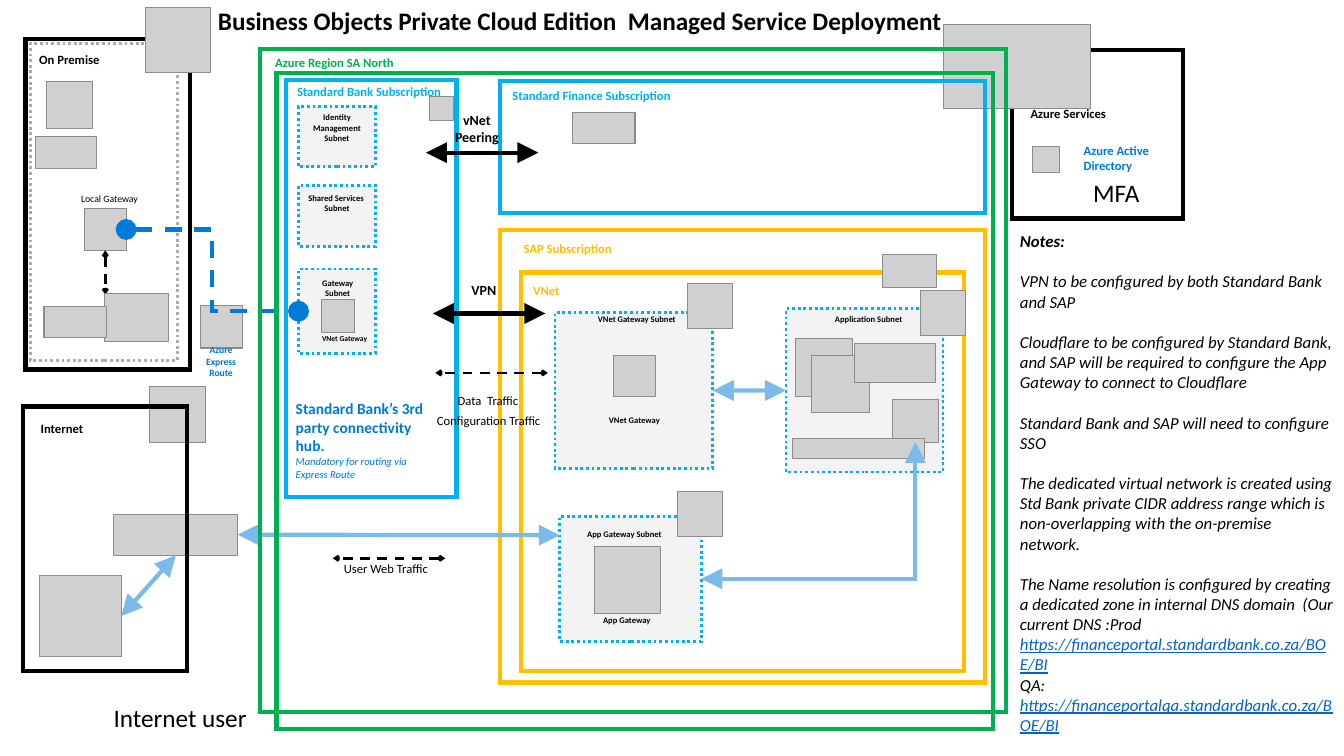
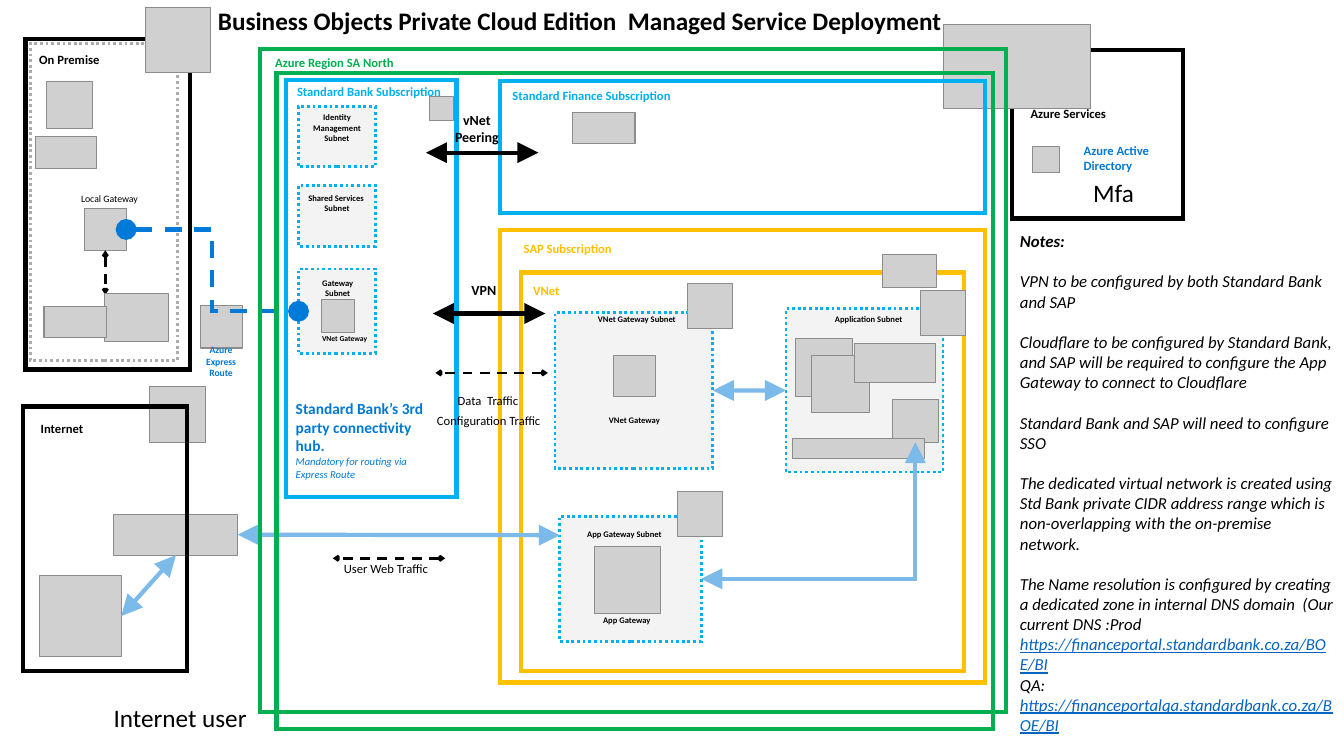
Before and after one commit to zublifier/SAP-Business-Objects-Architecture, a slide deck: slide 1 of Deployment architecture.pptx. Drawn at 1344x756 pixels with LibreOffice and Linux fonts; fonts in the diff are those of the drawing; grey boxes stand for pictures; background and template pictures are left out. Boxes give left, top, right and bottom in pixels: in the first picture for what was removed or moved away, otherwise in the second. Text is boxed around its words. In the diff, an @@ line names an element or a change of style, - is before the commit and + after.

```diff
--- a/Deployment architecture.pptx
+++ b/Deployment architecture.pptx
@@ text at (1093, 184, 1134, 202): text changed @@
-MFA
+Mfa
```
